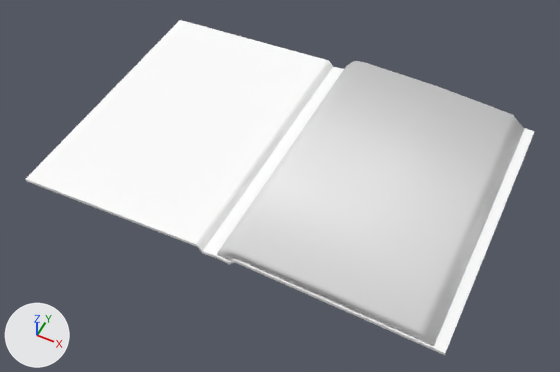
An edit to the glTF model src/beelzebub's-basement/Models/book.glb, drawn before and after from the same camera.
Rendered twice from a camera (50 mm lens) standing at (1.66, -3.44, 3.95) and looking at (0.04, -0.2, -0.1). The axes (+X, +Y, +Z) are drawn at lower left. The lights are the same throughout. Vertices at the same position are counted once.

Script lines for the objects in view, before the commit:
```python
me_cube = bpy.data.meshes.new('Cube')
me_cube.from_pydata(...)  # 76 vertices, 158 faces; spans x -1.5..1.5, y -1.01..1.01, z -0.01..0.07
me_cube.materials.append(mat_leather_red_02)
me_cube_002 = bpy.data.meshes.new('Cube.002')
me_cube_002.from_pydata(...)  # 28 vertices, 52 faces; spans x 0.0..1.43, y -1.0..1.0, z 0.02..0.17
ob_base_pages = bpy.data.objects.new('Base Pages', me_cube_002)
ob_base_pages.location = (0.0, 0.0, -0.001)
ob_binding = bpy.data.objects.new('Binding', me_cube)
ob_binding.location = (0.0, 0.0, 0.004)
```
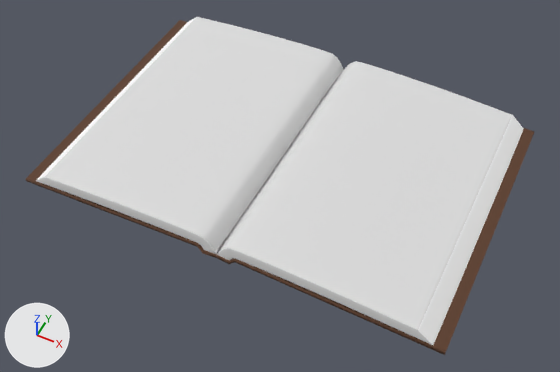
Commit message: Add updated book model

The change, as a diff of the scene's bpy script:
```diff
--- a/src/beelzebub's-basement/Models/book.glb.py
+++ b/src/beelzebub's-basement/Models/book.glb.py
@@ mat_pages @@
+mat_pages = principled_material('pages')
+mat_pages.base_color = (1.0, 1.0, 1.0)  # white #ffffff
+mat_pages.roughness = 1.0
@@ mat_matte @@
+mat_matte = principled_material('matte')
+mat_matte.base_color = (0.723, 0.723, 0.723)  # light grey #dddddd
+mat_matte.roughness = 1.0
@@ mat_brown @@
+mat_brown = principled_material('Brown')
+mat_brown.base_color = (0.103, 0.0428, 0.0195)  # brown #5a3a26
+mat_brown.roughness = 0.857
@@ me_cube @@
 me_cube.from_pydata(...)  # 76 vertices, 158 faces; spans x -1.5..1.5, y -1.01..1.01, z -0.01..0.07
-me_cube.materials.append(mat_leather_red_02)
+me_cube.materials.append(mat_brown)  # brown #5a3a26
@@ me_cube_002 @@
 # used by ob_base_pages; location = (0.0, 0.0, -0.001)
-me_cube_002.from_pydata(...)  # 28 vertices, 52 faces; spans x 0.0..1.43, y -1.0..1.0, z 0.02..0.17
+me_cube_002.from_pydata(...)  # 885 vertices, 1776 faces; spans x -1.42..1.42, y -1.0..1.0, z 0.02..0.17
+# me_cube_002 part 1: 18 vertices removed from x 0.02..1.43, y -1.0..1.0, z 0.02..0.17; 875 vertices added at x -1.42..1.42, y -1.0..1.0, z 0.02..0.17
+# me_cube_002 part 2: the surface is now shaded flat
+me_cube_002.materials.append(mat_pages)  # white #ffffff
+me_cube_002.materials.append(mat_matte)  # light grey #dddddd
```

Boxes [x1, y1, x2, y2] around the edits, measured in the pictures (560 x 372 px):
'Base Pages', reshaped (59% wider, 15% taller): before [217, 61, 524, 346]; after [36, 17, 524, 345]
'Binding', recoloured (white to brown): [26, 20, 535, 355] in both
part 1 of me_cube_002, built on: before [217, 61, 524, 346]; after [36, 17, 524, 345]
